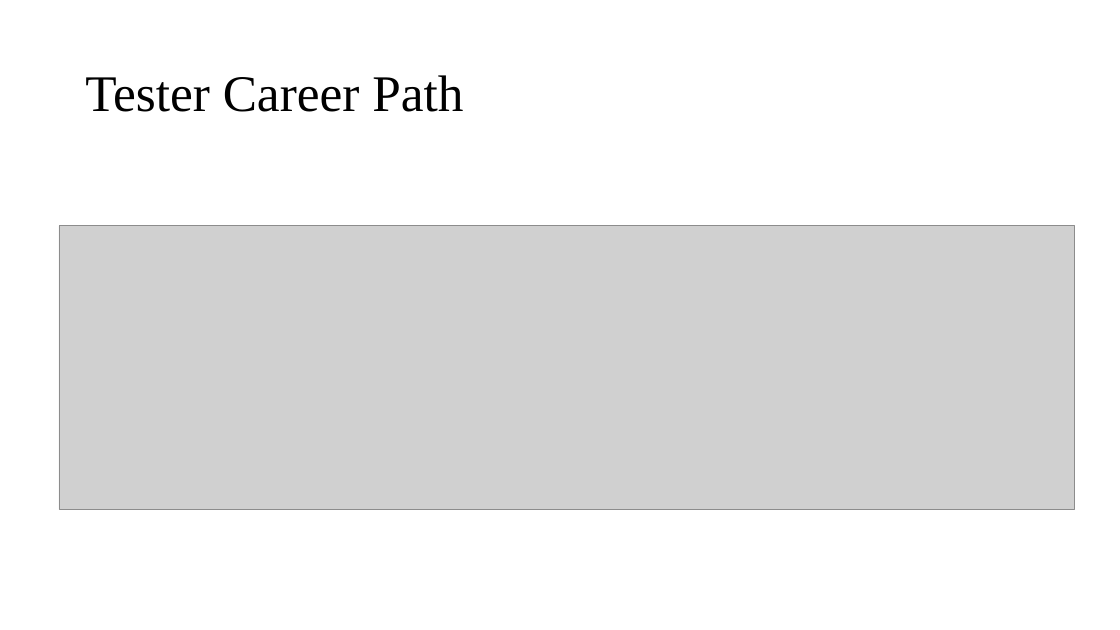
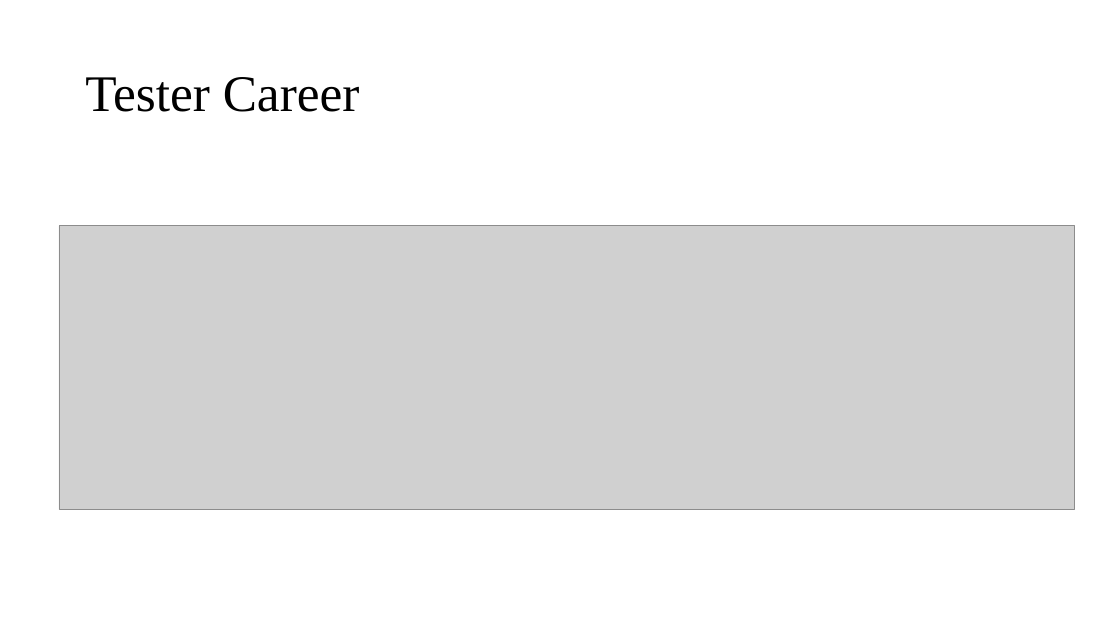
Before and after one commit to ngohungphuc/Presentation, a slide deck: slide 7 of SE.pptx. Drawn at 1120x630 pixels with LibreOffice and Linux fonts; fonts in the diff are those of the drawing; grey boxes stand for pictures. Boxes give left, top, right and bottom in pixels: in the first picture for what was removed or moved away, otherwise in the second. Text is boxed around its words. In the diff, an @@ line names an element or a change of style, - is before the commit and + after.

```diff
--- a/SE.pptx
+++ b/SE.pptx
@@ title at [85,77,360,112]: text changed @@
-Tester Career Path
+Tester Career
```
Also in this commit, not shown: 8 other slides changed.
